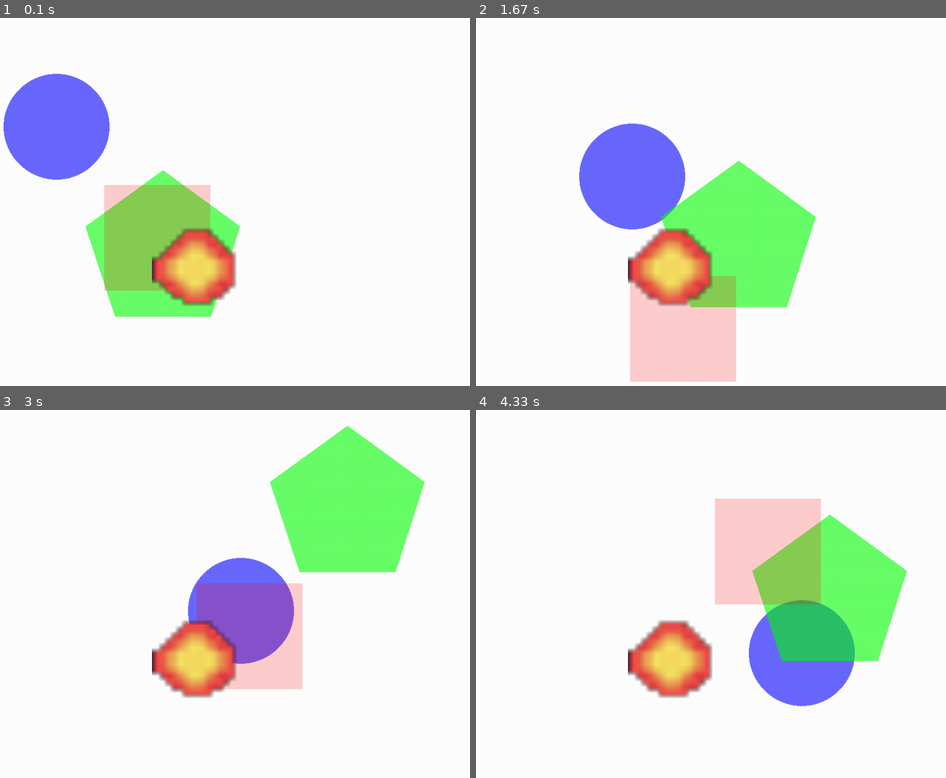
Above: before the commit, frames 1-4 (two rows, left to right).
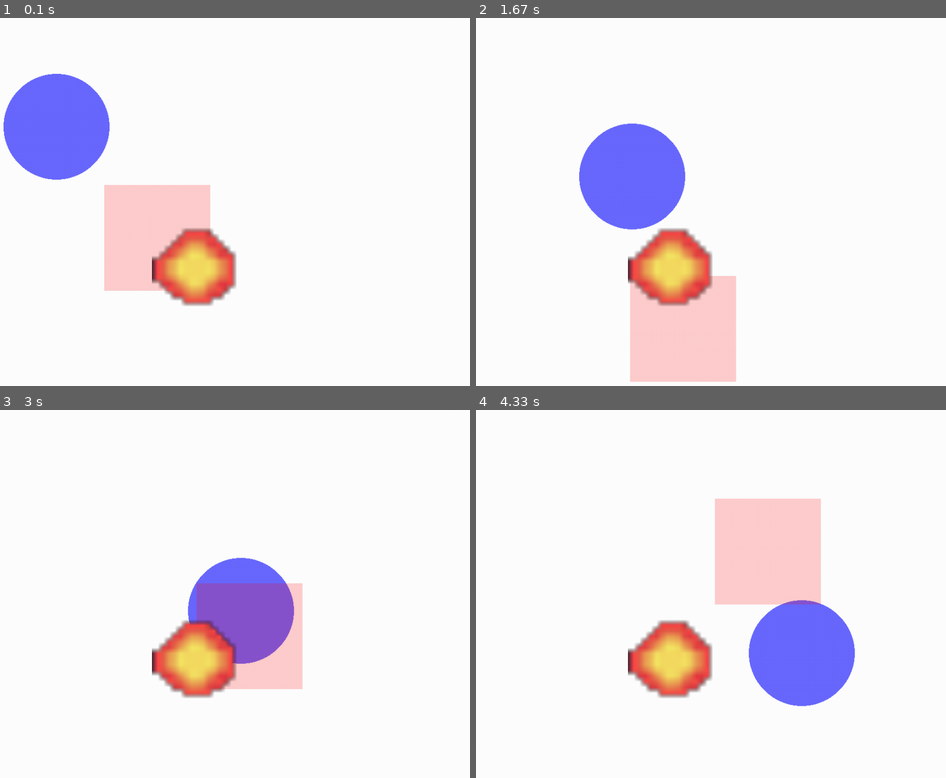
Above: after the commit, the same moments.

Repository: Spyder337/SimplePyGame
Game: pygame game, started from main.py
Two runs of this game, one before a commit and one after it. Both use one fixed random seed, a clock stepped at 60 frames per second and the inputs below.
Inputs:
- Up to frame 1 (0.1 s): no input
- Up to frame 2 (1.67 s): no input
- Up to frame 3 (3 s): no input
- Up to frame 4 (4.33 s): no input

The runs differ from the first frame. In frame 1, 6.9% of the frame differs, in the area x 18-52%, y 41-82%; in frame 2, 8.2%; in frame 3, 9.1%, in the area x 57-91%, y 4-45%; in frame 4, 9.1%.

Commit message:
Fixed collisions.

Diff:
--- a/game_object.py
+++ b/game_object.py
@@ -10,20 +10,25 @@
     can_collide = True      #   Can collisions occur
     do_update = True        #   Did the position or color change
     has_sprite = False
-    is_static = False
-    can_damage = False
+    is_static = False       #   If the object can move
+    can_damage = False      #   If the object can deal damage
+    invulnerable = False
     damage = 0.0
-    health = 10.0
+    health = 10.0           #   Health if the object can deal damage
 
-    def __init__(self, id, prim, display_surf, velocity = (1, 1), has_sprite = False, is_static = False, scale = 1.0):
+    def __init__(self, id, prim, display_surf, velocity = (1, 1), has_sprite = False, is_static = False, scale = 1.0,
+                invulnerable = False, canDamage = False, damage = 0.0):
         self.id = id
         self.primitive = prim
         self.primitive.scalePrimitive(display_surf, scale)
         self.velocity = velocity
         self.has_sprite = has_sprite
         self.is_static = is_static
+        self.can_damage = canDamage
         self.has_collided = False
+        self.invulnerable = invulnerable
         self.collisions = []
+        self.damage = damage
 
 
     def update(self, displaySurf):
@@ -33,23 +38,38 @@
         if(not self.is_static):
 
             if(self.can_collide):           #   Check if a collision check needs to happen
-                self.handle_collision()
+                self.update_collisions()    #   Check for any collisions
+                self.handle_collision()     #   Iterate through the collisions and handle them
             self.move()                     #   Handle movement
 
         self.render(displaySurf)            #   Render the primitive
+
+    def update_collisions(self):
+        for id in window.GameObjects:                                       #   Iterate through game objects
+            go = window.GameObjects[id]
+            if go.can_collide:                                              #   Check if the object has collisions enabled
+                if self.primitive.rect.colliderect(go.primitive.rect):
+                    self.collisions.append(go)                              #   If a collision occurs add it to a list of collisions
+                    self.has_collided = True
+                    if(self.id != "static_sprite"):
+                        print(self.id + " collided with " + go.id + "\n")
 
     def handle_collision(self):
         if(self.has_collided == True):      #   If collision occured
             for col in self.collisions:
                 self.OnCollide(col)         #   evaluate collision
         self.window_collision()
+        self.has_collided = False
+        self.collisions = []
 
-    def OnCollide(self, targetGameObj, dealDmg = False):
-        if(not dealDmg):
-            if(targetGameObj.can_damage):
+    def OnCollide(self, targetGameObj):
+        if(self.can_damage):                        #   Can the object damage what it collided with
+            if(not targetGameObj.invulnerable):     #   Is the object collided with invulnerable
+                targetGameObj.takeDmg(self.damage)  #   Apply damage
+
+        if(targetGameObj.can_damage):               #   Can the target deal damage
+            if(not self.invulnerable):
                 self.takeDmg(targetGameObj.damage)
-        else:
-            targetGameObj.takeDmg(self.damage)
 
     def takeDmg(self, dmgAmount):
         self.health -= dmgAmount
--- a/scene.py
+++ /dev/null
@@ -1,20 +0,0 @@
-
-class SceneGraph:
-    root_node = None
-    node_map = {}
-
-    def __init__(self, rootNode):
-        root_node = root_node
-        pass
-    pass
-
-class SceneGraphNode:
-    is_root = True
-    is_leaf = True
-    children = []
-    parent = None
-    game_obj = None
-
-    def __init__(self, data, parent = None, childList = None):
-
-        pass
--- a/window.py
+++ b/window.py
@@ -7,6 +7,8 @@
 
 BoundsX = 0
 BoundsY = 0
+GameObjects = {}
+RemovalList = []
 
 #   Remember always need self.attrName to access class attributes
 #   Class for handling window management and game loop logic
@@ -32,16 +34,14 @@
         self.init_scene()
 
     def init_scene(self):
-        self.game_objs = {}
         circle = Circle(self.BLUE, 100, (200, 200))
         poly = Polygon(self.GREEN, ((146, 0), (291, 106), (236, 277), (56, 277), (0, 106)), (400, 400))
         rect = Rectangle(self.RED, (400, 400), (0, 0, 200, 200))
         sprite = Sprite((0, 0, 0), (400, 400), "sprites/fireball.png")
-        self.createGameObj("circle", circle)
-        self.createGameObj("polygon", poly)
-        self.createGameObj("rectangle", rect)
-        static_sprite = GameObject("static_sprite", sprite, self.display_surf, (0, 0), True, True, 10)
-        self.game_objs["static_sprite"] = static_sprite
+        self.createGameObj("circle", circle, None)
+        self.createGameObj("polygon", poly, None)
+        self.createGameObj("rectangle", rect, None, invulnerable=True)
+        self.createGameObj("static_sprite", sprite, (0, 0), True, True, 10, True, True, 10.0)
 
     # Start the game loop
     # Loop => Input -> Physics -> Render
@@ -56,17 +56,26 @@
             pygame.display.update()             #   Update the display
 
     def update(self):
-        for id in self.game_objs:                           #   Iterate over objects
-            self.game_objs[id].update(self.display_surf)    #   Update the object
-            if(not self.game_objs[id].is_alive):
-                del self.game_objs[id]
-            #print(self.game_objs[id].toString())            #   Print information about it
+        for id in GameObjects:                           #   Iterate over objects
+            GameObjects[id].update(self.display_surf)    #   Update the object
+
+            if(not GameObjects[id].is_alive):
+                window.RemovalList.append(id)
+
+        for id in window.RemovalList:
+            if(not GameObjects[id].is_alive):
+                del GameObjects[id]
+
+        window.RemovalList = []
 
     def addShape(self, id, shape):
         self.shapes[id] = shape
 
-    def createGameObj(self, id, prim):
-        velX = randint(1, 3)
-        velY = randint(1, 3)
-        gameObj = GameObject(id, prim, self.display_surf, (velX, velY))         #   Instantiate the game object
-        self.game_objs[id] = gameObj                                        #   Add the object to the dict of objects
+    def createGameObj(self, id, prim, vel = None, isSprite = False, isStatic = False, scale = 1, invulnerable = False,
+                      canDamage = False, damage = 0.0):
+        if vel == None:
+            velX = randint(1, 3)
+            velY = randint(1, 3)
+            vel = (velX, velY)
+        gameObj = GameObject(id, prim, self.display_surf, vel, isSprite, isStatic, scale, invulnerable, canDamage, damage)         #   Instantiate the game object
+        GameObjects[id] = gameObj                                    #   Add the object to the dict of objects
